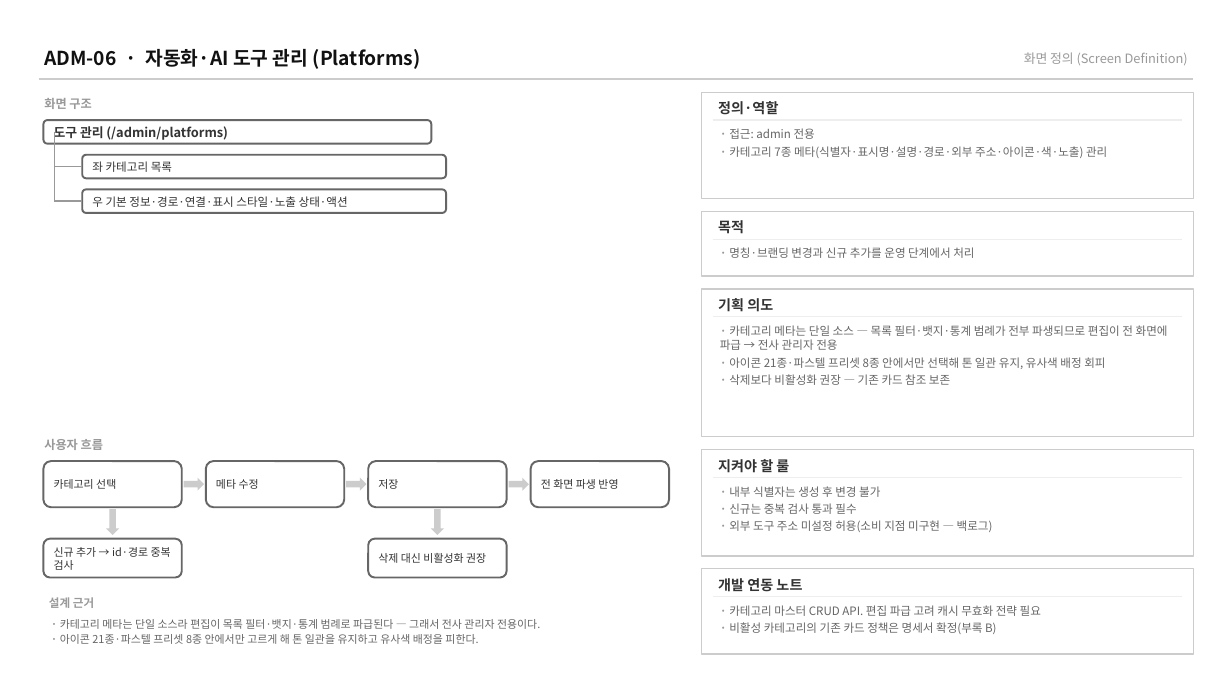
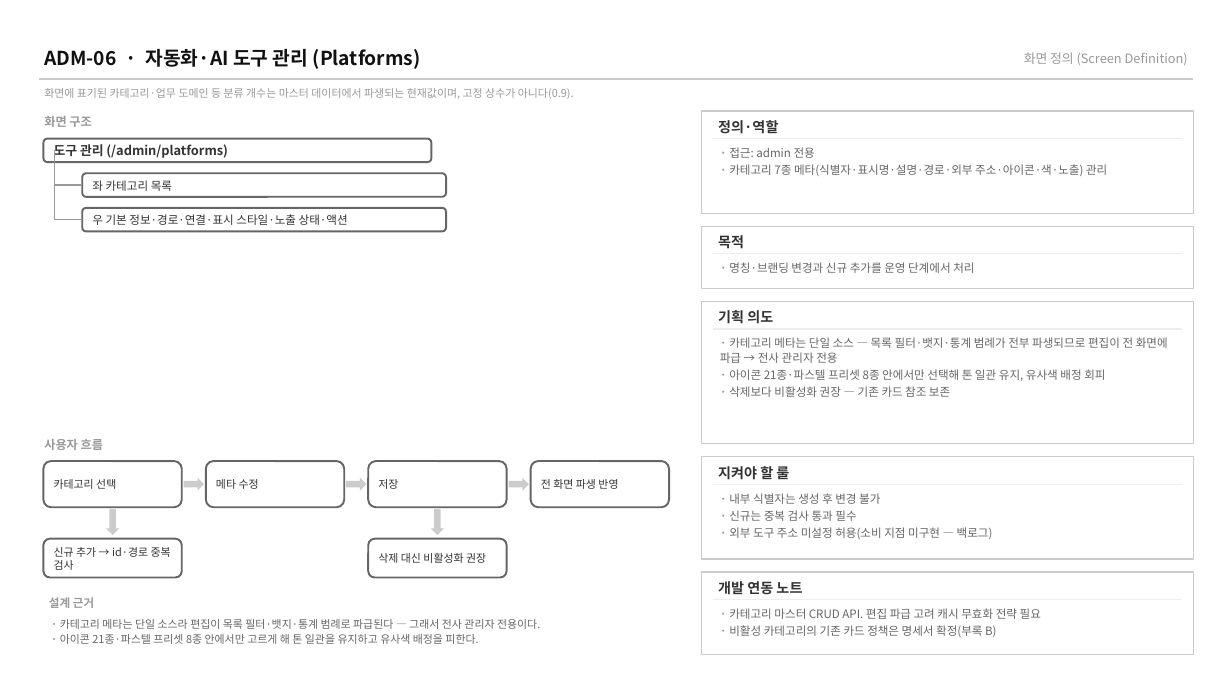
Before and after one commit to BaeNerd/Workspace, a slide deck: slide 15 of axplatform/docs/screen-specs/admin-screens.pptx. Drawn at 1232x693 pixels with LibreOffice and Linux fonts; fonts in the diff are those of the drawing. Boxes give left, top, right and bottom in pixels: in the first picture for what was removed or moved away, otherwise in the second. Text is boxed around its words. In the diff, an @@ line names an element or a change of style, - is before the commit and + after.

```diff
--- a/axplatform/docs/screen-specs/admin-screens.pptx
+++ b/axplatform/docs/screen-specs/admin-screens.pptx
@@ text added at (44,88,574,99), 8.5 pt, text #999999 @@
+화면에 표기된 카테고리·업무 도메인 등 분류 개수는 마스터 데이터에서 파생되는 현재값이며, 고정 상수가 아니다(0.9).
@@ rectangle: place and size @@
-rectangle at (701,92,1193,199)
+rectangle at (701,111,1193,213)
@@ 6 texts, 3 lines, 1 rounded rectangle: place and size @@
-6 texts, 3 lines, 1 rounded rectangle at (43,98,1182,207)
+6 texts, 3 lines, 1 rounded rectangle at (43,116,1182,225)
@@ rounded rectangle: place and size @@
-rounded rectangle at (82,189,446,213)
+rounded rectangle at (82,174,446,198)
@@ line moved from (55, 201) - (82, 201) to (55, 185) - (82, 185) @@
@@ rounded rectangle: place and size @@
-rounded rectangle at (82,155,446,179)
+rounded rectangle at (82,208,446,232)
@@ line moved from (55, 166) - (82, 166) to (55, 220) - (82, 220) @@
@@ 2 texts, 1 rectangle, 1 line: place and size @@
-2 texts, 1 rectangle, 1 line at (701,212,1193,276)
+2 texts, 1 rectangle, 1 line at (701,226,1193,288)
@@ rectangle: place and size @@
-rectangle at (701,289,1193,437)
+rectangle at (701,301,1193,444)
@@ text "기획 의도": place and size @@
-text "기획 의도" at (718,298,773,312)
+text "기획 의도" at (718,310,773,324)
@@ line moved from (713, 317) - (1182, 317) to (713, 329) - (1182, 329) @@
@@ text "· 카테고리 메타는 단일 소스 ...": place and size @@
-text "· 카테고리 메타는 단일 소스 ..." at (720,325,1168,385)
+text "· 카테고리 메타는 단일 소스 ..." at (720,337,1168,397)
@@ rectangle: place and size @@
-rectangle at (701,450,1193,556)
+rectangle at (701,457,1193,559)
@@ text "지켜야 할 룰": place and size @@
-text "지켜야 할 룰" at (718,457,789,475)
+text "지켜야 할 룰" at (718,464,789,482)
@@ line moved from (713, 478) - (1182, 478) to (713, 484) - (1182, 484) @@
@@ text "· 내부 식별자는 생성 후 ...": place and size @@
-text "· 내부 식별자는 생성 후 ..." at (729,486,993,532)
+text "· 내부 식별자는 생성 후 ..." at (729,493,993,539)
```
Also in this commit, not shown: 8 other slides changed, 9 other files.
